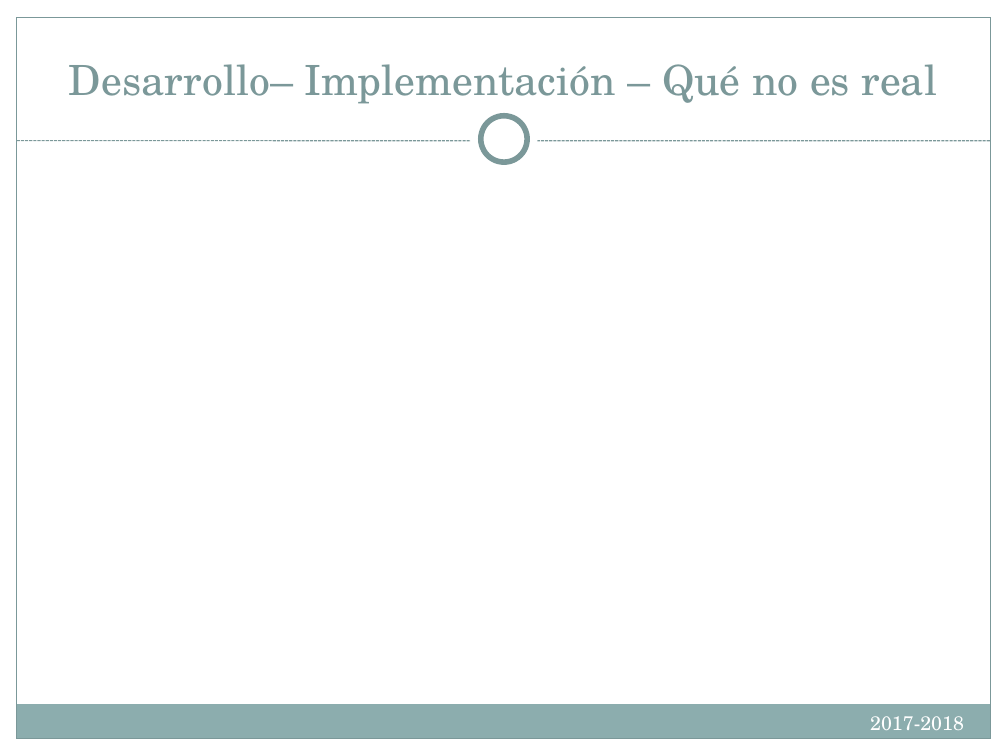
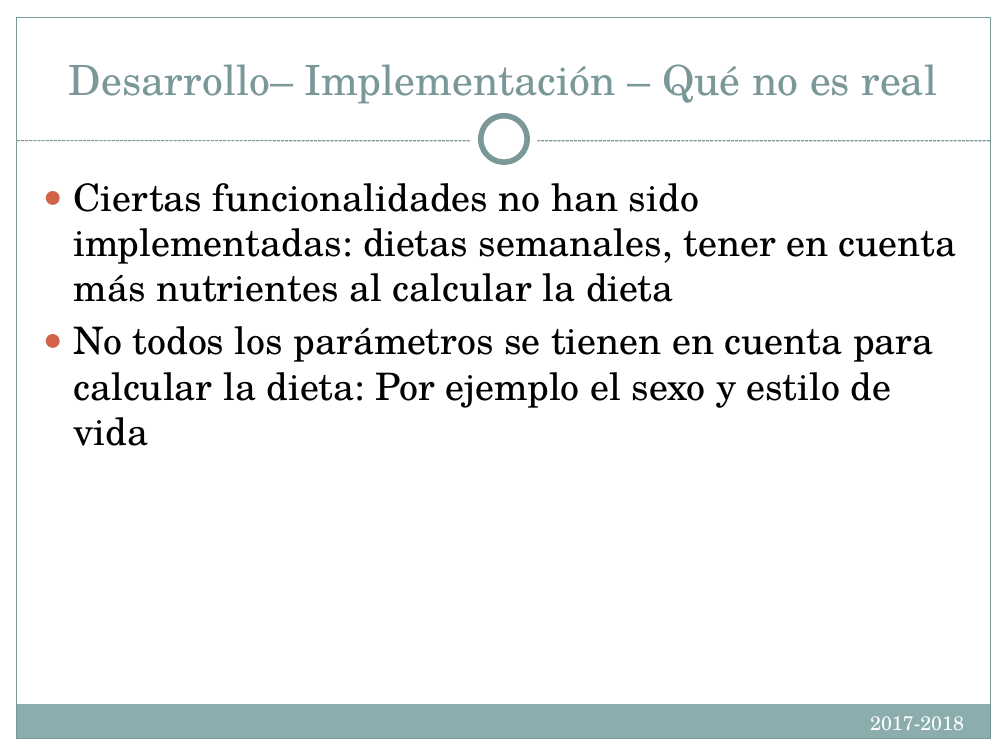
Before and after one commit to Compumatica/Proyecto-de-Ing-Software, a slide deck: slide 15 of docs/IntroIngSoft.PresentacionesFinales.pptx. Drawn at 1008x756 pixels with LibreOffice and Linux fonts; fonts in the diff are those of the drawing. Boxes give left, top, right and bottom in pixels: in the first picture for what was removed or moved away, otherwise in the second. Text is boxed around its words. In the diff, an @@ line names an element or a change of style, - is before the commit and + after.

```diff
--- a/docs/IntroIngSoft.PresentacionesFinales.pptx
+++ b/docs/IntroIngSoft.PresentacionesFinales.pptx
@@ text added at [73,183,957,446], 27 pt, text #000000 @@
+● Ciertas funcionalidades no han sido implementadas: dietas semanales, tener en cuenta más nutrientes al calcular la dieta
+● No todos los parámetros se tienen en cuenta para calcular la dieta: Por ejemplo el sexo y estilo de vida
```
Also in this commit, not shown: 4 other slides changed.
